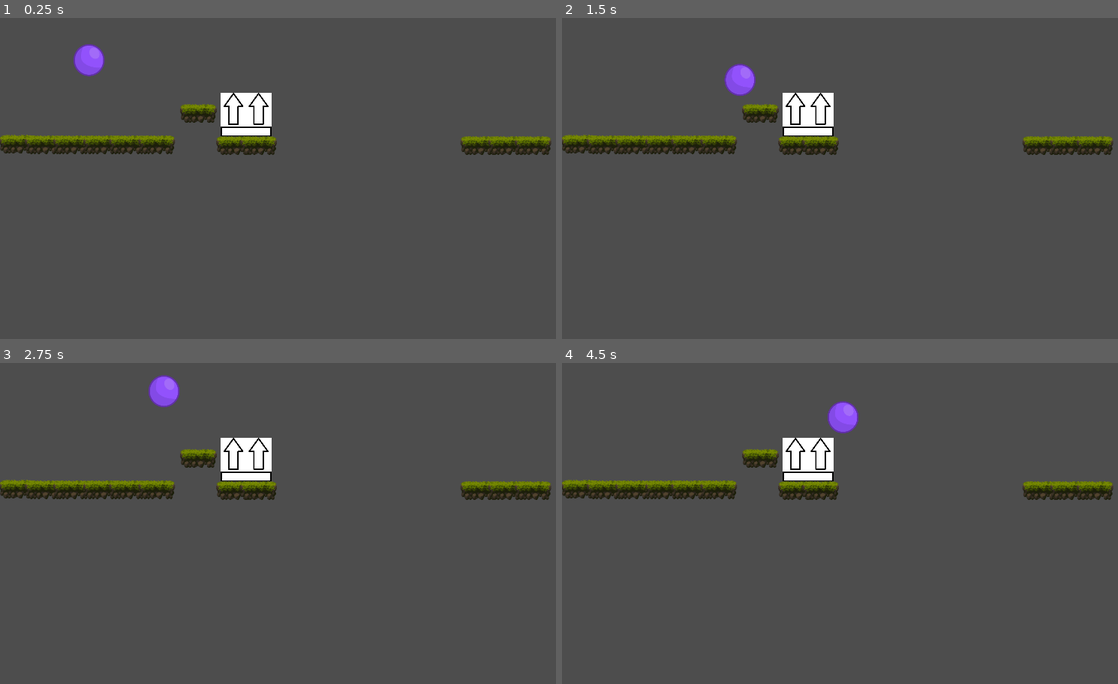
Above: before the commit, frames 1-4 (two rows, left to right).
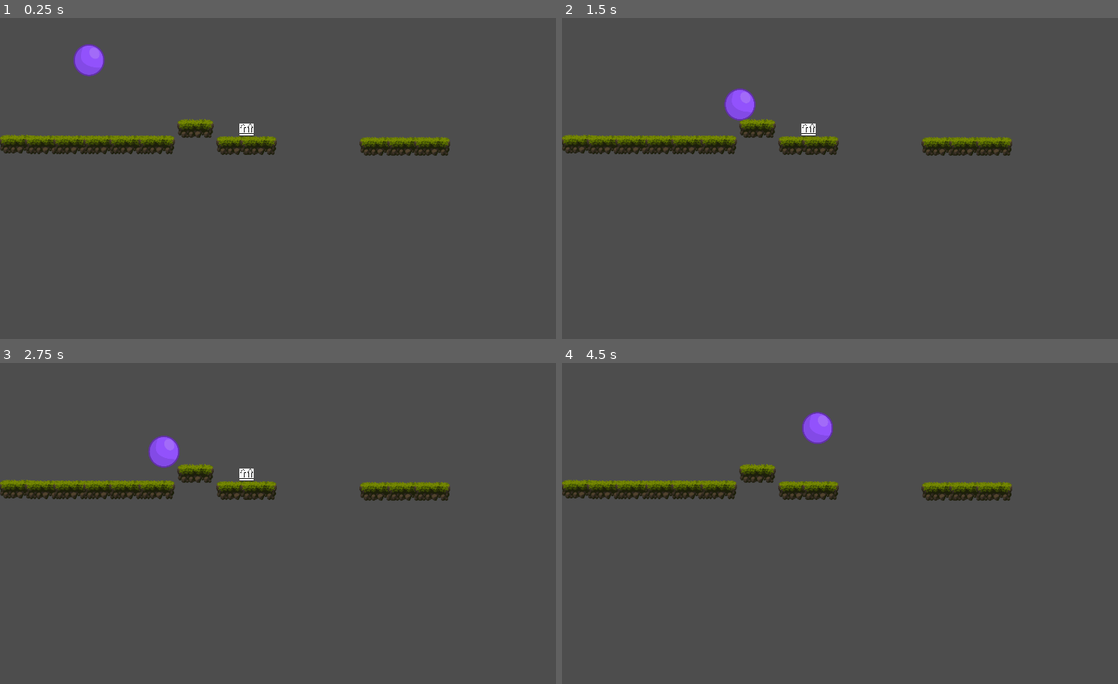
Above: after the commit, the same moments.

Repository: mocha4coding/metroidvania
Game: Godot game, scene res://scenes/playground.tscn
Two runs of this game, one before a commit and one after it. Both use one fixed random seed, a clock stepped at 60 frames per second and the inputs below. The project has no main scene, so this scene is started directly.
Inputs:
- Up to frame 1 (0.25 s): no input
- Up to frame 2 (1.5 s): hold Right (right) from 0.53 s (still down); tap W (jump) at 0.6, 0.77, 1.07, 1.35 s
- Up to frame 3 (2.75 s): tap W (jump) at 1.52, 1.82, 2.1 s; release Right (right) at 2.03 s; hold A (left) from 2.03 s (still down)
- Up to frame 4 (4.5 s): release A (left) at 2.78 s; hold Right (right) 2.78-4.28 s; tap W (jump) at 2.85, 3.02, 3.32, 3.6, 3.77, 4.07, 4.35 s; hold A (left) from 4.28 s (still down)

The runs differ from the first frame. In frame 1, 3.6% of the frame differs, in the area x 31-100%, y 23-43%; in frame 2, 4.3%; in frame 3, 4.4%, in the area x 26-100%, y 3-43%; in frame 4, 4.4%.

Commit message:
perform double jump only if power up collected

Diff:
--- a/godotProject/scenes/playground.tscn
+++ b/godotProject/scenes/playground.tscn
@@ -1,17 +1,21 @@
-[gd_scene load_steps=7 format=3 uid="uid://cp7qo35ba37l5"]
+[gd_scene load_steps=9 format=3 uid="uid://cp7qo35ba37l5"]
 
 [ext_resource type="Texture2D" uid="uid://dmju15pigkm3r" path="res://assets/playground/platform.png" id="1_4bfma"]
 [ext_resource type="PackedScene" uid="uid://cyu8soyjwiina" path="res://scenes/player.tscn" id="2_3jg1f"]
 [ext_resource type="Texture2D" uid="uid://cw56cmjvbsgv4" path="res://assets/playground/vecteezy_this-side-vector-icon-design_16425098.jpg" id="3_r2as4"]
+[ext_resource type="Script" path="res://scripts/DoubleJumpCollectible.gd" id="4_jhyq6"]
+
+[sub_resource type="RectangleShape2D" id="RectangleShape2D_w6mjc"]
+size = Vector2(181, 52)
 
 [sub_resource type="RectangleShape2D" id="RectangleShape2D_2iatr"]
 size = Vector2(108, 54)
 
-[sub_resource type="RectangleShape2D" id="RectangleShape2D_w6mjc"]
-size = Vector2(181, 52)
-
 [sub_resource type="RectangleShape2D" id="RectangleShape2D_8vn73"]
 size = Vector2(280, 52)
+
+[sub_resource type="RectangleShape2D" id="RectangleShape2D_5wdfv"]
+size = Vector2(1966.51, 1679.73)
 
 [node name="Playground" type="Node2D"]
 
@@ -48,6 +52,10 @@
 
 [node name="StaticBody2D" type="StaticBody2D" parent="platforms"]
 
+[node name="CollisionShape2D2" type="CollisionShape2D" parent="platforms/StaticBody2D"]
+position = Vector2(787.5, 458)
+shape = SubResource("RectangleShape2D_w6mjc")
+
 [node name="Platform7" type="Sprite2D" parent="platforms/StaticBody2D"]
 position = Vector2(751, 458)
 texture = ExtResource("1_4bfma")
@@ -56,22 +64,19 @@
 position = Vector2(828, 458)
 texture = ExtResource("1_4bfma")
 
-[node name="CollisionShape2D" type="CollisionShape2D" parent="platforms/StaticBody2D"]
-position = Vector2(634, 357)
-shape = SubResource("RectangleShape2D_2iatr")
-
 [node name="StaticBody2D2" type="StaticBody2D" parent="platforms"]
+position = Vector2(-9, 49)
 
 [node name="Platform12" type="Sprite2D" parent="platforms/StaticBody2D2"]
 position = Vector2(635, 355)
 texture = ExtResource("1_4bfma")
 
-[node name="CollisionShape2D2" type="CollisionShape2D" parent="platforms/StaticBody2D2"]
-position = Vector2(787.5, 458)
-shape = SubResource("RectangleShape2D_w6mjc")
+[node name="CollisionShape2D" type="CollisionShape2D" parent="platforms/StaticBody2D2"]
+position = Vector2(634, 357)
+shape = SubResource("RectangleShape2D_2iatr")
 
 [node name="StaticBody2D3" type="StaticBody2D" parent="platforms"]
-position = Vector2(501, 0)
+position = Vector2(178, 3)
 
 [node name="Platform9" type="Sprite2D" parent="platforms/StaticBody2D3"]
 position = Vector2(1032, 458)
@@ -93,9 +98,17 @@
 position = Vector2(285, 151)
 scale = Vector2(0.315, 0.315)
 
-[node name="Sprite2D" type="Sprite2D" parent="."]
+[node name="DoubleJumpCollectible" type="Sprite2D" parent="."]
+position = Vector2(790, 408)
+scale = Vector2(0.0244087, 0.0244087)
+texture = ExtResource("3_r2as4")
+script = ExtResource("4_jhyq6")
 
-[node name="VecteezyThis-side-vector-icon-design16425098" type="Sprite2D" parent="."]
-position = Vector2(788, 359)
-scale = Vector2(0.0852032, 0.0852032)
-texture = ExtResource("3_r2as4")
+[node name="Area2D" type="Area2D" parent="DoubleJumpCollectible"]
+
+[node name="CollisionShape2D" type="CollisionShape2D" parent="DoubleJumpCollectible/Area2D"]
+position = Vector2(0, -20.4844)
+scale = Vector2(1, 1)
+shape = SubResource("RectangleShape2D_5wdfv")
+
+[connection signal="body_entered" from="DoubleJumpCollectible/Area2D" to="DoubleJumpCollectible" method="_on_area_2d_body_entered"]
--- /dev/null
+++ b/godotProject/scripts/DoubleJumpCollectible.gd
@@ -0,0 +1,10 @@
+extends Sprite2D
+
+
+
+
+func _on_area_2d_body_entered(body):
+	if body is Player:
+		body.enableDoubleJump()
+
+	queue_free()
--- a/godotProject/scripts/player.gd
+++ b/godotProject/scripts/player.gd
@@ -1,5 +1,5 @@
 extends CharacterBody2D
-
+class_name Player
 
 const SPEED = 300.0
 #const JUMP_VELOCITY = -400.0
@@ -10,6 +10,8 @@
 var is_double_jump_collected : bool = false
 
 func _physics_process(delta):
+
+
 	# Add the gravity.
 	if not is_on_floor():
 		velocity.y += gravity * delta
@@ -19,9 +21,13 @@
 		if is_on_floor() && jump_count > 0 :
 			jump_count = 0
 
-		if jump_count < ball_mode.maxJumps :
-			velocity.y = ball_mode.jumpVelocity
-			jump_count+= 1
+		if is_double_jump_collected:
+			if jump_count < ball_mode.maxJumps :
+				velocity.y = ball_mode.jumpVelocity
+				jump_count+= 1
+		else :
+			if is_on_floor():
+				velocity.y =  ball_mode.jumpVelocity
 
 
 	# Get the input direction and handle the movement/deceleration.
